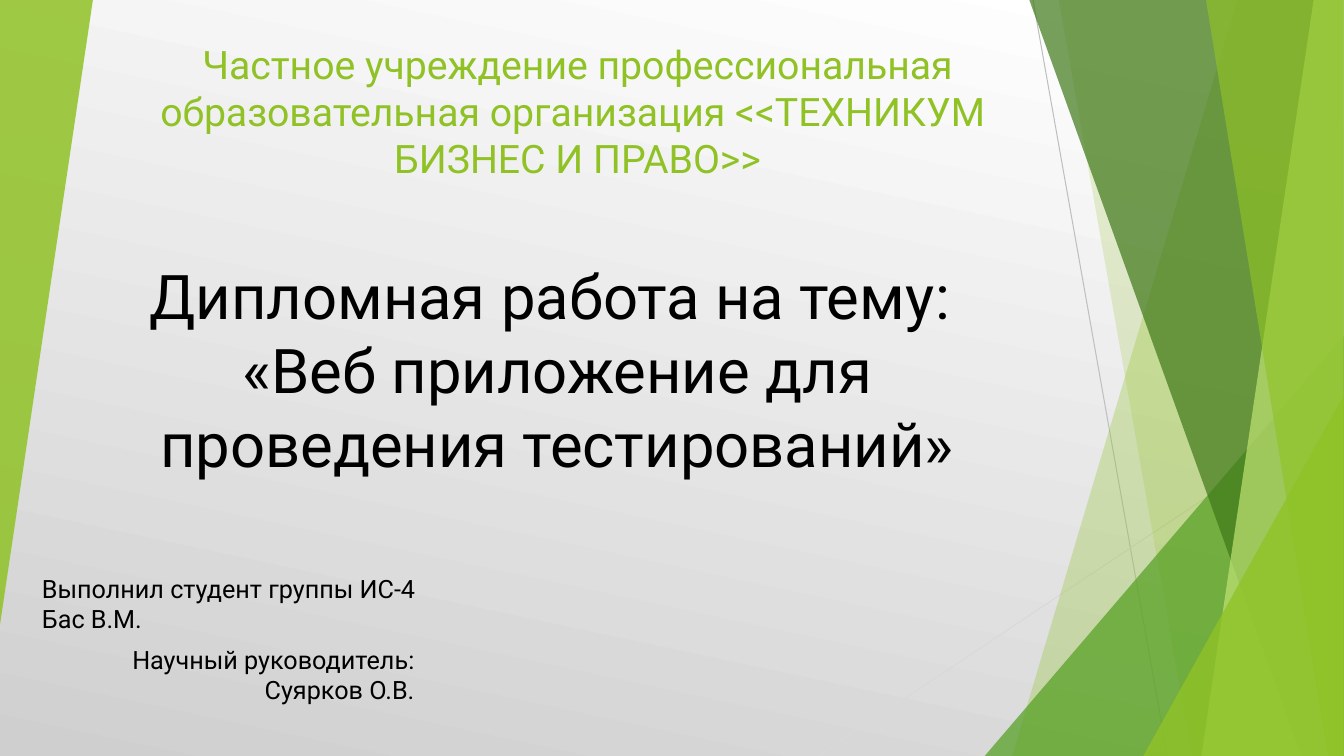
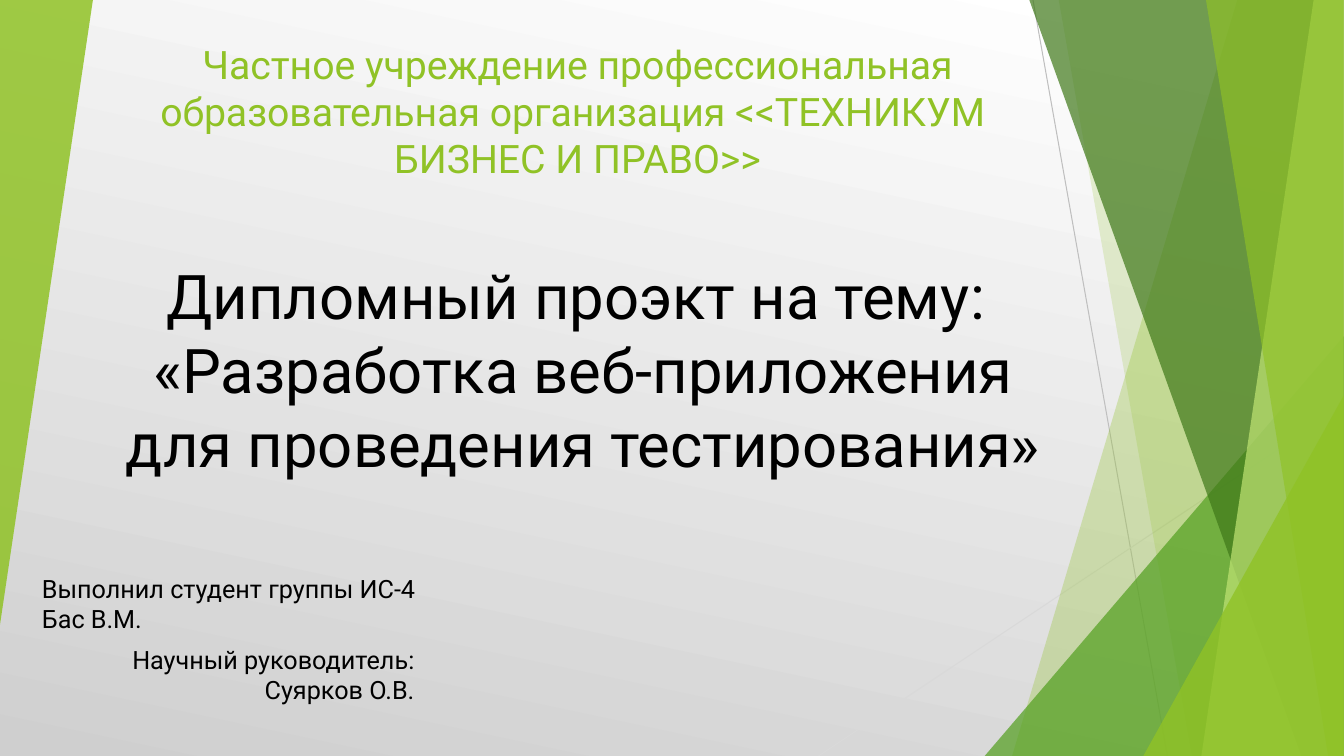
Before and after one commit to vakitari/prDipl, a slide deck: slide 1 of bas.pptx. Drawn at 1344x756 pixels with LibreOffice and Linux fonts; fonts in the diff are those of the drawing. Boxes give left, top, right and bottom in pixels: in the first picture for what was removed or moved away, otherwise in the second. Text is boxed around its words. In the diff, an @@ line names an element or a change of style, - is before the commit and + after.

```diff
--- a/bas.pptx
+++ b/bas.pptx
@@ text at (x1=126, y1=274, x2=1040, y2=480): text changed @@
-Дипломная работа на тему:
-«Веб приложение для проведения тестирований»
+Дипломный проэкт на тему:
+«Разработка веб-приложения для проведения тестирования»
```
Also in this commit, not shown: 4 other slides changed, 6 slides added, 5 slides removed, 1 other file.
